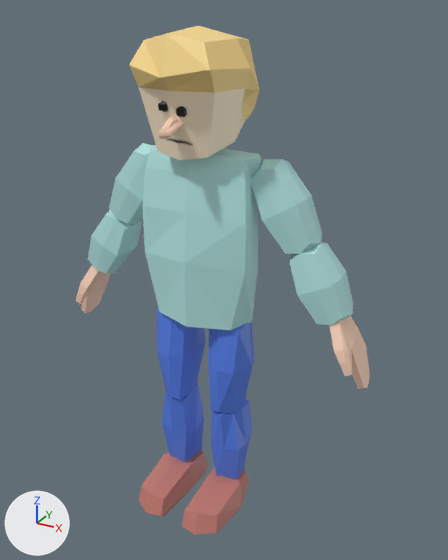
A saved change to the Blender file psSPRINT.blend.
The view is the same before and after, from a 50 mm camera at (5.17, -8.74, 8.95) aimed at (0.37, -0.02, 4.59). The lights are fixed; the arrows at lower left show +X, +Y and +Z.
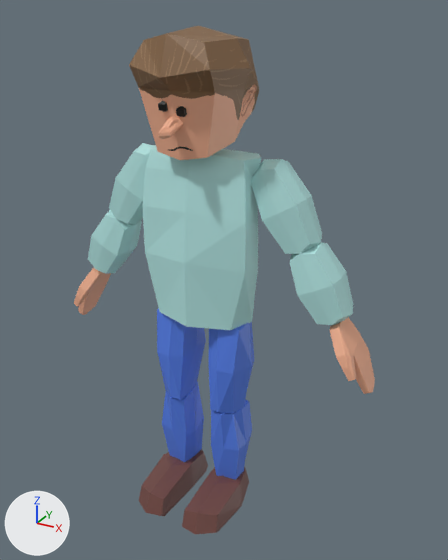
What the commit changed:
Picture 'devon.png' (img_devon_png) is new.
Material 'Material.001' (mat_material_001) changes colour from beige #ffd7be to beige #f7b594; in linear values from (1.0, 0.68, 0.515) to (0.93, 0.462, 0.296).
Material 'Material.005' (mat_material_005) changes colour from pink #c17a6f to brown #704640; in linear values from (0.531, 0.193, 0.159) to (0.161, 0.0618, 0.0516).
Material 'Material.002' (mat_material_002) changes its picture from img_cube_008_base_color to img_devon_png.
me_cube_001 has 36 vertices, 34 faces and spans x -0.89..0.89, y -1.06..0.93, z -1.05..0.86.
me_cube_001 is used by ob_head; location (0.0, -0.16, 7.84).
me_cube_001 part 1: texture (UV) coordinates of 34 of 34 faces, centred in x -0.78..0.78, y -0.89..0.76, z -0.94..0.75, changed; they spanned u 0.01..0.97, v 0.03..0.99 and now span u 0.16..1.04, v 0.16..1.09.
Object 'Cube.004' (ob_cube_004) moves from (0.0, 0.0, 3.2) to (0.1, 0.0, 2.93).
Object 'Cube.004' (ob_cube_004) turns from (0, 0, 0) to (0, -4.2, -0.1) degrees about x, y and z.
Object 'Cube.011' (ob_cube_011) moves from (0.0, 0.0, 3.2) to (-0.1, 0.0, 2.93).
Object 'Cube.011' (ob_cube_011) turns from (0, 0, 0) to (0, 4.2, 0.1) degrees about x, y and z.

Boxes [x1, y1, x2, y2] around the edits, measured in the pictures (448 x 560 px):
'head', surface changed (yellow to brown)
    both: [129, 26, 259, 160]
'Cube.007', recoloured
    both: [182, 467, 249, 534]
'Cube.014', recoloured
    both: [139, 449, 208, 516]
'Cube.004', recoloured, moved, turned (beige to brown)
    before: [329, 316, 370, 389]
    after: [330, 317, 375, 394]
'Cube.011', recoloured, moved, turned (beige to brown)
    before: [76, 265, 111, 313]
    after: [74, 268, 111, 315]
'Sphere.002', recoloured
    both: [158, 116, 183, 139]
